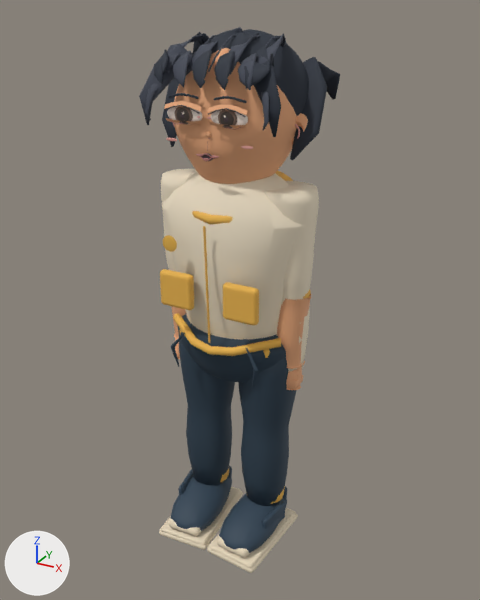
What one commit did to the glTF model models/atrium/residents/you-master.glb.
Camera for both pictures: a camera (50 mm lens) standing at (1.0, -1.795, 1.809) and looking at (0.014, -0.004, 0.913). Lighting does not change. The marker at lower left points along +X, +Y and +Z. The picture after the commit comes second. Where no turn or scale is listed for an object, it has been applied to the vertices. Vertices at exactly the same position are counted once.

Objects in the first picture: 'EyePivot_-1_Surface', 'EyePivot_1_Surface', 'HeadPivot_Surface', 'SkinnedArticulationCore', 'VisualRoot_Surface' and 1 more.
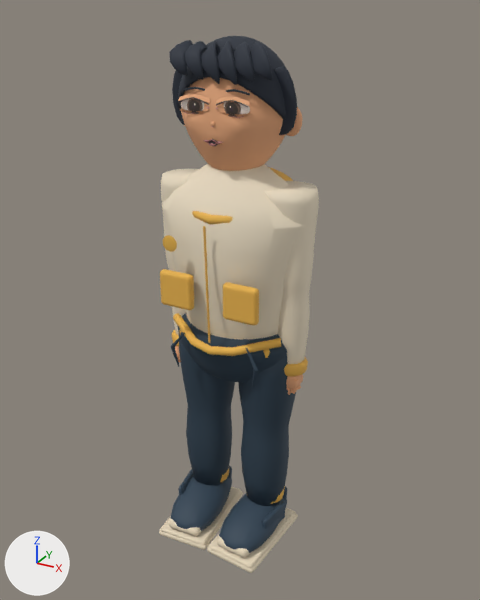
ob_headpivot is not drawn itself; it is the parent of ob_browpivot__1, ob_browpivot_1, ob_eyepivot__1, ob_eyepivot_1, ob_headpivot_surface, ob_mouthpivot.

Where the newer file only moved an object's origin or applied its transform, the numbers keep the older frame.

The change, as a list of edits to the scene's bpy script:
```text
Change me_skinnedarticulationcoremesh:
    remove me_skinnedarticulationcoremesh.from_pydata(...)  # 4562 vertices, 8980 faces; spans x -0.271..0.271, y -0.251..0.101, z 0.002..1.315
    add me_skinnedarticulationcoremesh.from_pydata(...)  # 5850 vertices, 11524 faces; spans x -0.271..0.271, y -0.251..0.101, z 0.002..1.315
    me_skinnedarticulationcoremesh part 1: 1 vertex moved within x -0.171, y -0.028, z 0.649; 182 vertices removed from x -0.263..-0.143, y -0.057..0.051, z 0.722..0.978; 956 vertices added at x -0.263..-0.12, y -0.053..0.053, z 0.61..0.74
    me_skinnedarticulationcoremesh part 2: 182 vertices removed from x 0.148..0.269, y -0.057..0.051, z 0.722..0.978; 956 vertices added at x 0.12..0.263, y -0.053..0.053, z 0.611..0.74
    other edits to the shape of me_skinnedarticulationcoremesh do not show in these pictures
Change me_sphere_001:
    remove me_sphere_001.from_pydata(...)  # 1426 vertices, 2764 faces; spans x -0.0608..0.061, y -0.0168..0.0078, z -0.0274..0.0359
    add me_sphere_001.from_pydata(...)  # 1426 vertices, 2764 faces; spans x -0.0426..0.0625, y 0.0293..0.0506, z -0.0037..0.051
    me_sphere_001 part 3: the whole mesh is scaled about its middle by 0.864, then moved by (0.0099, 0.0445, 0.0194)
Change me_sphere_008:
    remove me_sphere_008.from_pydata(...)  # 1426 vertices, 2764 faces; spans x -0.061..0.0608, y -0.0168..0.0078, z -0.0274..0.0359
    add me_sphere_008.from_pydata(...)  # 1426 vertices, 2764 faces; spans x -0.0625..0.0426, y 0.0302..0.0514, z -0.0037..0.051
    me_sphere_008 part 4: the whole mesh is scaled about its middle by 0.864, then moved by (-0.0099, 0.0453, 0.0194)
Change me_sphere:
    used by ob_headpivot_surface; parent = ob_headpivot; location = (0.0, 0.0, 0.0)
    remove me_sphere.from_pydata(...)  # 5670 vertices, 11172 faces; spans x -0.303..0.303, y -0.23..0.231, z -0.27..0.314
    add me_sphere.from_pydata(...)  # 5314 vertices, 10552 faces; spans x -0.272..0.272, y -0.2..0.206, z -0.27..0.298
    me_sphere part 5: the loose piece of 70 vertices spanning x -0.14..-0.028, y -0.215..-0.197, z 0.094..0.114 is moved by (0.0, 0.04, 0.0)
    me_sphere part 6: the loose piece of 70 vertices spanning x 0.028..0.14, y -0.215..-0.197, z 0.094..0.114 is moved by (0.0, 0.039, 0.0)
    me_sphere part 7: the loose piece of 1552 vertices spanning x -0.238..0.242, y -0.136..0.204, z -0.139..0.307 is rebuilt with 1346 vertices and now spans x -0.245..0.237, y -0.18..0.206, z -0.099..0.298
    me_sphere part 8: the loose piece of 52 vertices spanning x -0.144..-0.055, y -0.23..-0.127, z 0.134..0.243 is rebuilt with 182 vertices and now spans x -0.132..-0.039, y -0.2..-0.098, z 0.144..0.28
    me_sphere part 9: the loose piece of 52 vertices spanning x -0.072..0.014, y -0.23..-0.126, z 0.134..0.246 is rebuilt with 182 vertices and now spans x -0.063..0.03, y -0.2..-0.096, z 0.132..0.284
    me_sphere part 10: the loose piece of 52 vertices spanning x 0.009..0.095, y -0.23..-0.126, z 0.133..0.246 is rebuilt with 182 vertices and now spans x 0.006..0.1, y -0.2..-0.096, z 0.13..0.285
    me_sphere part 11: a new loose piece of 182 vertices spanning x -0.195..-0.107, y -0.2..-0.098, z 0.155..0.282, in mat_resident_unified_surface
    me_sphere part 12: a new loose piece of 182 vertices spanning x 0.058..0.169, y -0.2..-0.099, z 0.143..0.282, in mat_resident_unified_surface
    me_sphere part 13: a new loose piece of 182 vertices spanning x 0.117..0.238, y -0.2..-0.098, z 0.155..0.285, in mat_resident_unified_surface
    me_sphere part 14: a new loose piece of 182 vertices spanning x -0.27..-0.177, y -0.061..-0.017, z -0.069..0.194, in mat_resident_unified_surface
    me_sphere part 15: a new loose piece of 182 vertices spanning x 0.177..0.27, y -0.061..-0.017, z -0.069..0.194, in mat_resident_unified_surface
    me_sphere part 16: 12 loose pieces with 640 vertices, spanning x -0.279..0.282, y -0.222..0.231, z -0.071..0.314, are deleted
    me_sphere part 17: 810 vertices removed from x -0.303..0.303, y -0.23..0.152, z -0.106..0.3
Change ob_headpivot:
    ob_headpivot.location: (0.0, 0.0, 1.496) -> (0.0, 0.0, 1.521)
    ob_headpivot.scale: (0.893, 0.845, 0.836) -> (0.771, 0.73, 0.722)
```

Location of each change, (x1, y1, x2, y2) in pixels of the pictures (480 x 600 px; the box of a moved part takes in the faces that stretch with it):
'HeadPivot_Surface', reshaped, moved, rescaled (34% narrower, 14% shorter): before (139, 27, 340, 184); after (169, 36, 302, 171)
'EyePivot_1_Surface', moved, rescaled (17% narrower, 12% shorter): before (207, 105, 248, 129); after (216, 97, 250, 118)
'EyePivot_-1_Surface', moved, rescaled (15% narrower, 12% shorter): before (164, 101, 202, 124); after (178, 94, 210, 114)
'MouthClosedPivot_Surface', moved, rescaled: before (196, 154, 219, 159); after (203, 140, 223, 145)
part 1 of me_skinnedarticulationcoremesh, reshaped (mostly hidden): before (168, 269, 186, 339); after (172, 330, 181, 362)
part 2 of me_skinnedarticulationcoremesh, reshaped: before (277, 293, 311, 369); after (284, 357, 308, 395)
part 5 of me_sphere, moved or reshaped: before (168, 93, 199, 99); after (183, 87, 205, 91)
part 6 of me_sphere, moved or reshaped: before (214, 96, 247, 103); after (226, 89, 250, 95)
part 7 of me_sphere, rebuilt: before (178, 29, 309, 116); after (178, 36, 287, 121)
part 8 of me_sphere, rebuilt (21% wider): before (173, 50, 191, 87); after (185, 41, 207, 80)
part 9 of me_sphere, rebuilt (13% taller): before (192, 50, 212, 88); after (201, 41, 220, 84)
part 10 of me_sphere, rebuilt (12% taller): before (214, 51, 234, 90); after (217, 41, 237, 85)
part 11 of me_sphere, added: after (169, 40, 193, 76)
part 12 of me_sphere, added: after (233, 42, 254, 83)
part 13 of me_sphere, added: after (250, 41, 272, 80)
part 14 of me_sphere, added: after (172, 71, 185, 125)
part 15 of me_sphere, added: after (274, 66, 297, 135)
part 16 of me_sphere, deleted: before (145, 27, 340, 151)
part 17 of me_sphere, deleted: before (139, 32, 327, 160)
